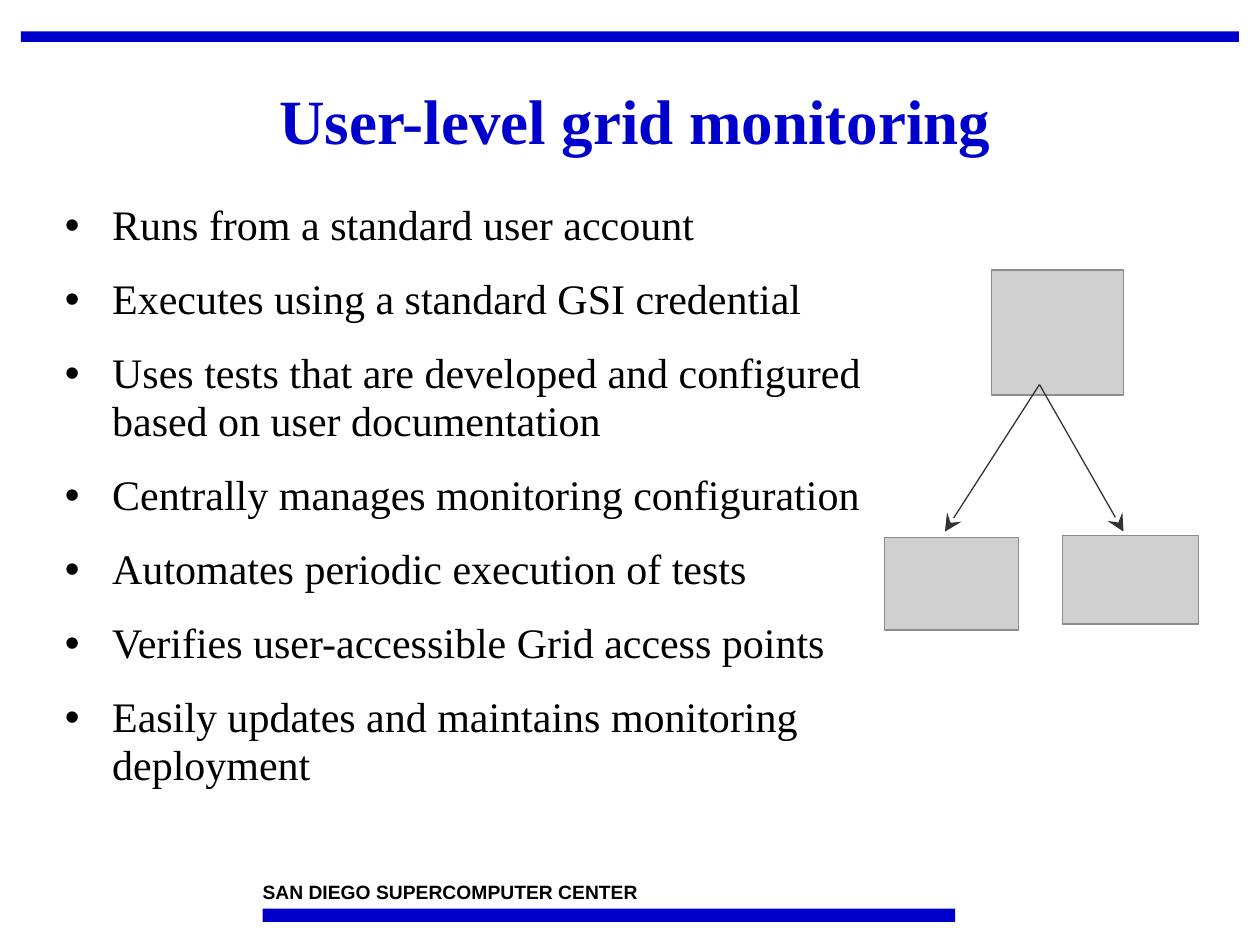
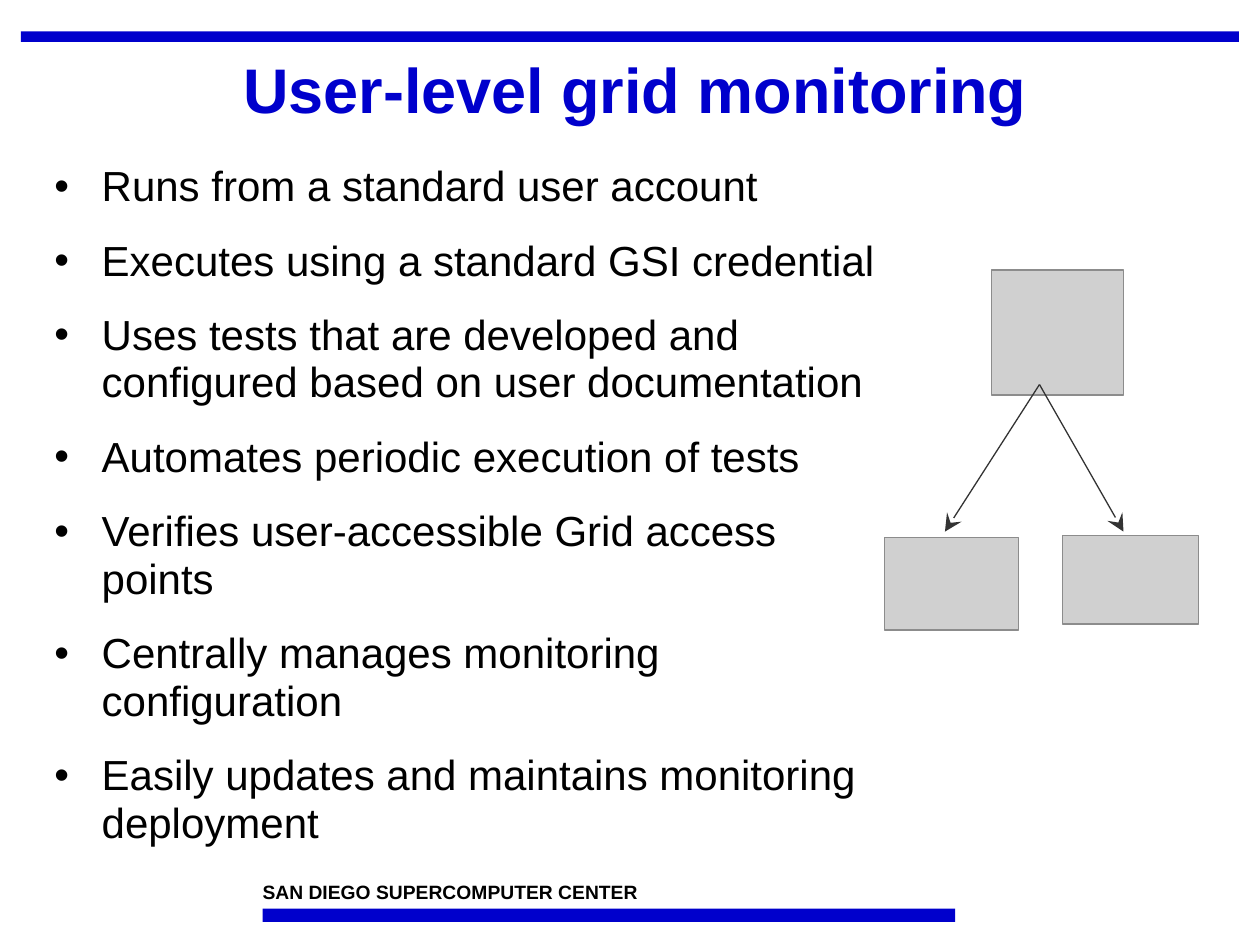
Before and after one commit to IncaProject/inca-xsede, a slide deck: slide 4 of talks/sc08/inca-sc08.ppt. Drawn at 1260x945 pixels with LibreOffice and Linux fonts; fonts in the diff are those of the drawing; grey boxes stand for pictures; background and template pictures are left out. Boxes give left, top, right and bottom in pixels: in the first picture for what was removed or moved away, otherwise in the second. Text is boxed around its words. In the diff, an @@ line names an element or a change of style, - is before the commit and + after.

Commit message:
some updates

```diff
--- a/talks/sc08/inca-sc08.ppt
+++ b/talks/sc08/inca-sc08.ppt
@@ title "User-level grid monitoring": place and size @@
-title "User-level grid monitoring" at [279,100,991,156]
+title "User-level grid monitoring" at [243,67,1027,124]
@@ title "User-level grid monitoring" at [243,67,1027,124]: font Times New Roman to Arial @@
@@ text "Runs from a standard user ...": place and size @@
-text "Runs from a standard user ..." at [112,210,861,789]
+text "Runs from a standard user ..." at [102,170,874,846]
@@ text at [102,170,874,846]: font Times New Roman to Arial in "Runs from a standard user account", "Executes using a standard GSI credential", "Uses tests that are developed and configured ...", "Automates periodic execution of tests" and 2 more places @@
@@ text at [112,480,859,519]: paragraph removed @@
-• Centrally manages monitoring configuration
@@ text at [102,637,659,724]: paragraph added @@
+• Centrally manages monitoring configuration
```
Also in this commit, not shown: 17 other slides changed.
